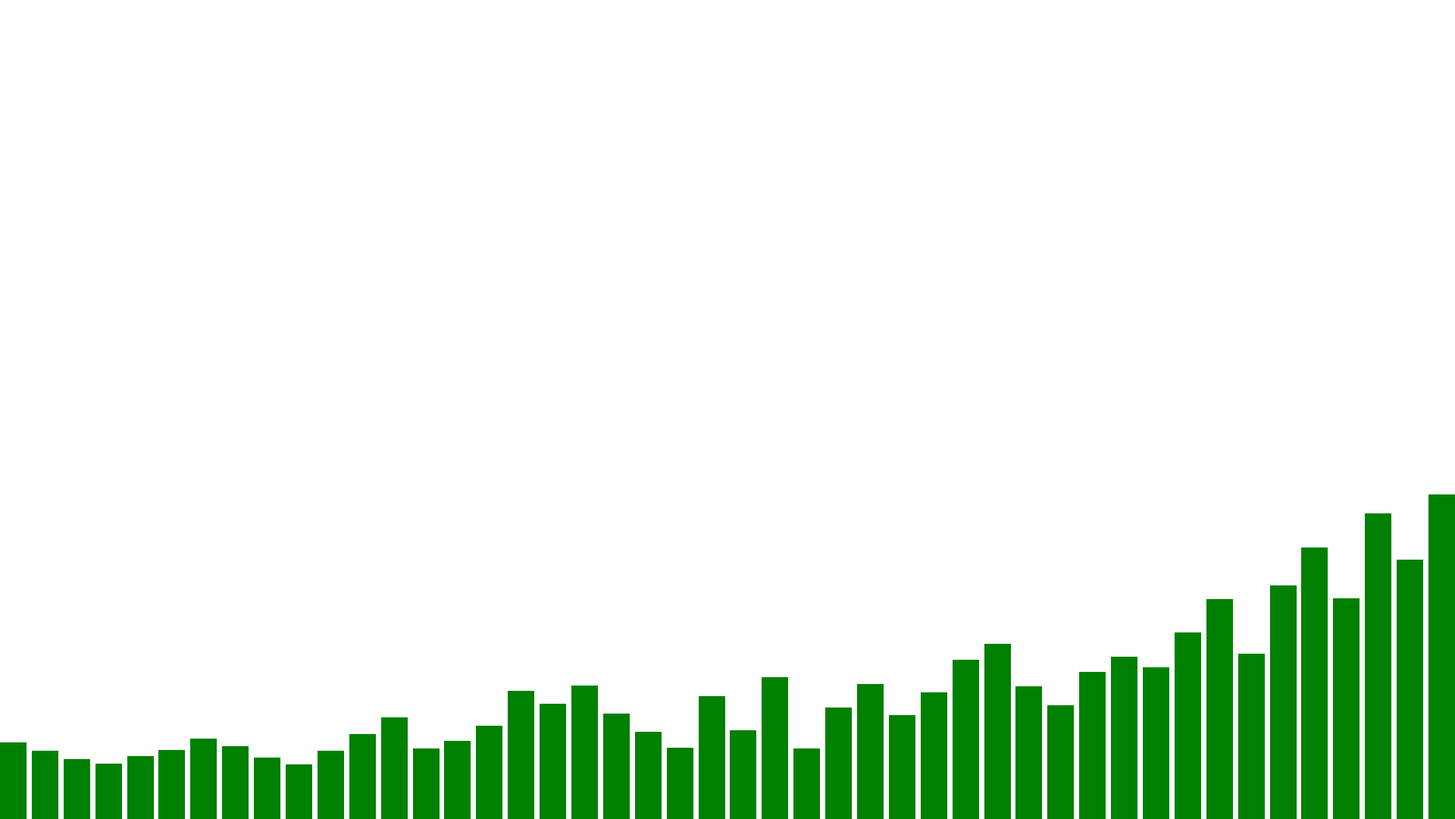
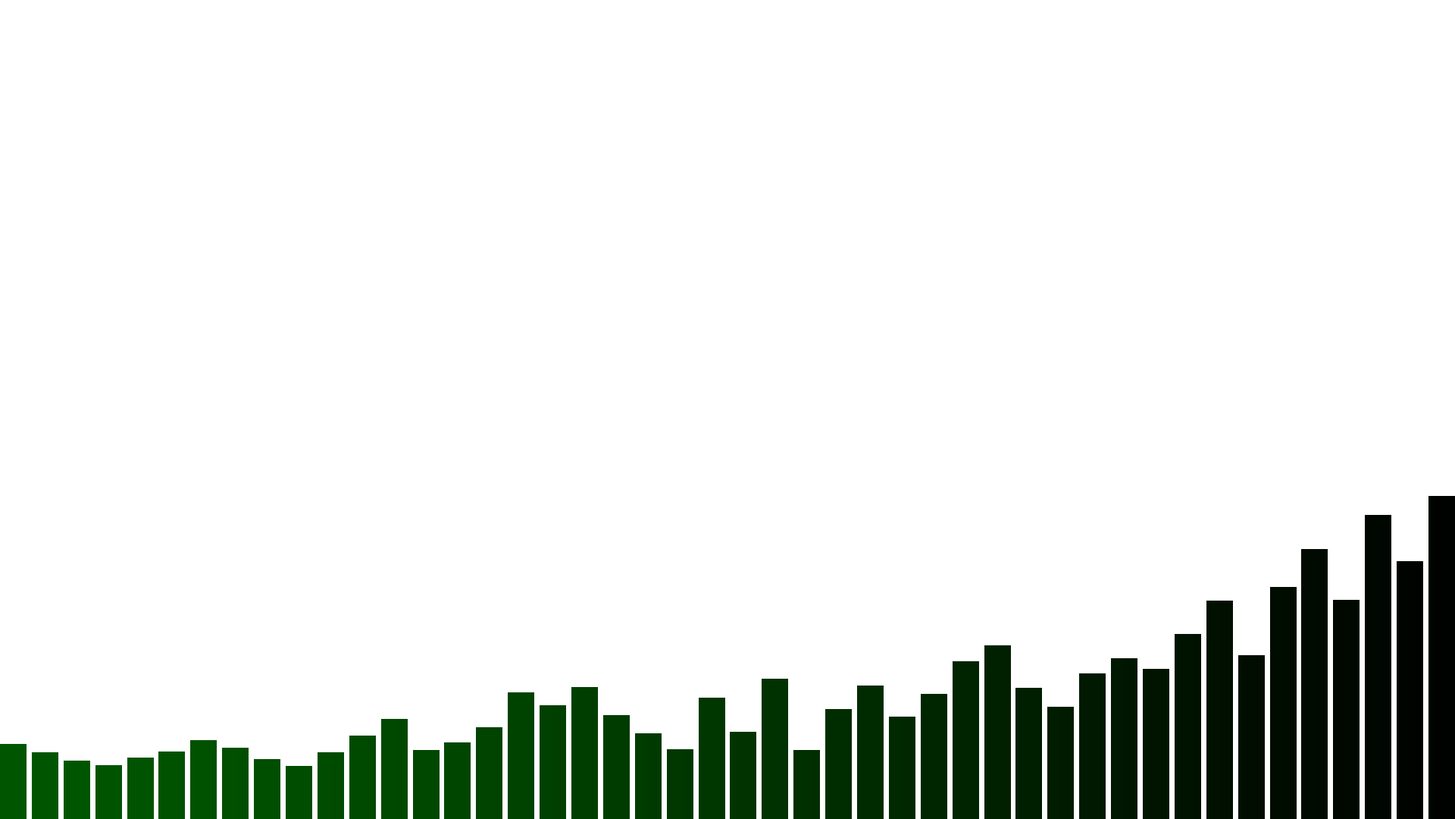
Layer changes from the first w=1455, h=819 image to the second:
hid "Layer 2 copy 45" over bbox(1428, 494, 1455, 819)
hid "Layer 2 copy 44" over bbox(1396, 559, 1424, 819)
hid "Layer 2 copy 43" over bbox(1365, 513, 1392, 819)
hid "Layer 2 copy 42" over bbox(1333, 598, 1360, 819)
hid "Layer 2 copy 41" over bbox(1301, 547, 1328, 819)
hid "Layer 2 copy 40" over bbox(1270, 585, 1297, 819)
hid "Layer 2 copy 39" over bbox(1238, 653, 1266, 819)
hid "Layer 2 copy 38" over bbox(1206, 598, 1234, 819)
hid "Layer 2 copy 37" over bbox(1174, 632, 1202, 819)
hid "Layer 2 copy 36" over bbox(1143, 667, 1170, 819)
hid "Layer 2 copy 35" over bbox(1111, 656, 1138, 819)
hid "Layer 2 copy 34" over bbox(1079, 671, 1106, 819)
hid "Layer 2 copy 33" over bbox(1047, 704, 1075, 819)
hid "Layer 2 copy 32" over bbox(1015, 685, 1043, 819)
hid "Layer 2 copy 31" over bbox(984, 643, 1012, 819)
hid "Layer 2 copy 30" over bbox(952, 659, 980, 819)
hid "Layer 2 copy 29" over bbox(920, 692, 948, 819)
hid "Layer 2 copy 27" over bbox(857, 683, 884, 819)
hid "Layer 2 copy 24" over bbox(761, 676, 789, 819)
hid "Layer 2 copy 22" over bbox(698, 695, 726, 819)
hid "Layer 2 copy 18" over bbox(571, 685, 599, 819)
hid "Layer 2 copy 17" over bbox(539, 703, 567, 819)
hid "Layer 2 copy 16" over bbox(507, 690, 535, 819)
added layer "Layer 3" above "Layer 1" over bbox(0, 495, 1455, 819)
…and 23 more changes (23 visibility)
